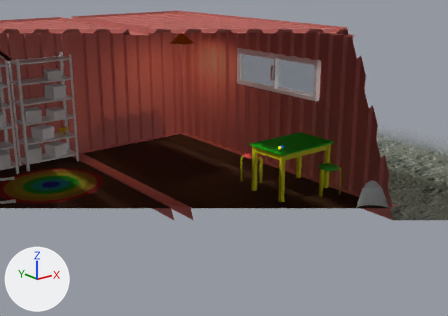
Before and after pictures for a commit that changed the Blender file environment/shipping-container_room/shipping-container_room_V32_bed.blend.
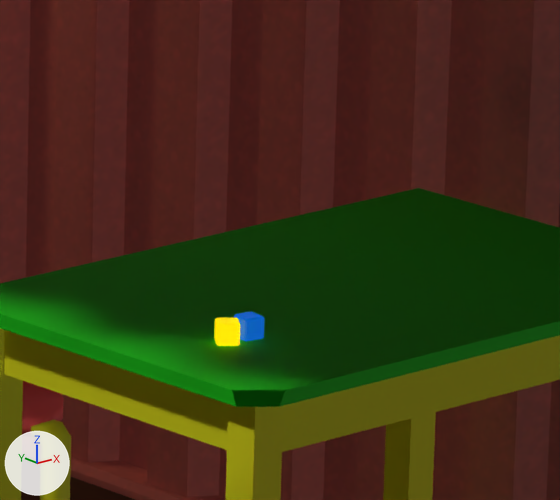
Each version appears first whole from a camera (50 mm lens) standing at (-5.03, -8.0, 3.58) and looking at (1.01, -0.45, 0.56), and next in a close-up on the part from 57% to 70% of the width and 35% to 52% of the height. Arrows for +X, +Y and +Z are at lower left; the lights stay in place. The first two pictures are the older version. Everything nearer to the camera than a plane just in front of the edit is cut away.

Script lines for the objects in view, before the commit:
```python
me_cube_006 = bpy.data.meshes.new('Cube.006')
me_cube_006.from_pydata(...)  # 8 vertices, 6 faces; spans x -0.0281..0.0281, y -0.0281..0.0281, z -0.045..-0.005
me_cube_006.materials.append(mat_blue)
me_cube_008 = bpy.data.meshes.new('Cube.008')
me_cube_008.from_pydata(...)  # 100 vertices, 96 faces; spans x -1.31..3.94, y -3.06..3.06, z -1.46..1.37
me_cube_008.polygons.foreach_set('use_smooth', [True] * 96)
me_cube_008.materials.append(mat_container_wall)
ob_cube_blue = bpy.data.objects.new('Cube.Blue', me_cube_006)
ob_cube_blue.location = (1.575, -1.207, 0.845)
ob_cube_blue.rotation_euler = (0.0, 0.0, 0.49)  # degrees (0, 0, 28)
_m = ob_cube_blue.modifiers.new('Bevel', 'BEVEL')
_m.width = 0.00292
_m.width_pct = 0.00292
ob_frame = bpy.data.objects.new('frame', me_cube_008)
ob_frame.location = (-1.312, 0.0, 1.283)
ob_table = bpy.data.objects.new('Table', None)
ob_table.location = (1.924, -1.079, 0.0)
ob_table.instance_type = 'COLLECTION'
ob_table.instance_collection = col_table
# also in view: 'wall.005' at (2.57, 0.0, 1.28); 'Cube.Yello' at (1.52, -1.21, 0.82); 'floor' at (0.0, 0.0, 0.0); 'Tabouret.Red' at (1.71, -0.38, 0.23)
```
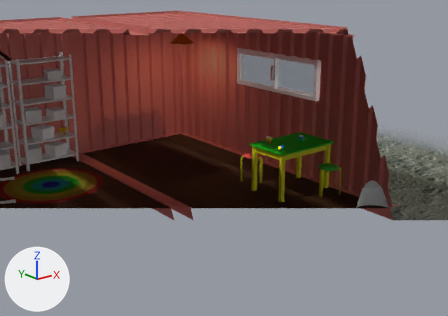
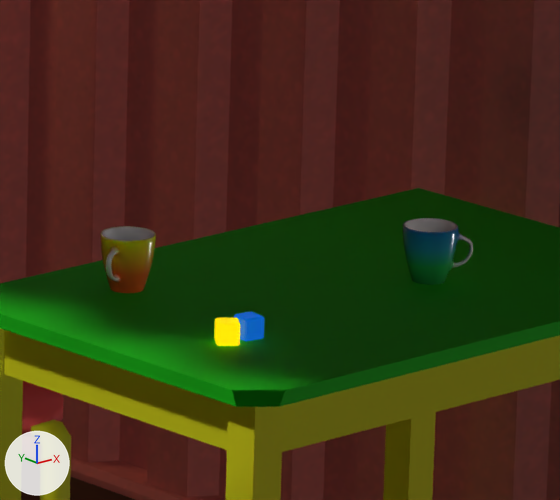
Commit message: added cups to container room

Changed parts and their boxes (x1, y1, x2, y2) in the close-ups (560 x 500 px):
```json
{"object": "Cup.Green", "change": "added", "after": [403, 218, 473, 285]}
{"object": "Cup.Red", "change": "added", "after": [100, 226, 156, 293]}
```

The change, as JSON lines over the scene's bpy script:
```json
{"op": "add", "block": "img_cup_red_png", "code": ["img_cup_red_png = load_image('Cup_Red.png', '../../furniture/cup/tex/Cup_Red.png', 128, 128, 'sRGB')"]}
{"op": "add", "block": "img_cup_green_png", "code": ["img_cup_green_png = load_image('Cup_Green.png', '../../furniture/cup/tex/Cup_Green.png', 128, 128, 'sRGB')"]}
{"op": "add", "block": "mat_tea", "code": ["mat_tea = principled_material('Tea')", "mat_tea.base_color = (0.0739, 0.0262, 0.0)  # brown #4d2d00", "mat_tea.roughness = 0.025", "mat_tea.alpha = 0.8"]}
{"op": "add", "block": "mat_cup_red_tex", "code": ["mat_cup_red_tex = bpy.data.materials.new('Cup.Red.Tex')", "# uses the picture img_cup_red_png"]}
{"op": "add", "block": "mat_cup_green_tex", "code": ["mat_cup_green_tex = bpy.data.materials.new('Cup.Green.Tex')", "# uses the picture img_cup_green_png"]}
{"op": "add", "block": "me_beziercurve_008", "code": ["me_beziercurve_008 = bpy.data.meshes.new('BezierCurve.008')", "me_beziercurve_008.from_pydata(...)  # 153 vertices, 171 faces; spans x -0.1..0.0, y -0.05..0.0814, z -0.05..0.05", "# faces by material slot: [170, 1]", "me_beziercurve_008.materials.append(mat_cup_red_tex)", "me_beziercurve_008.materials.append(mat_tea)  # brown #4d2d00"]}
{"op": "add", "block": "me_beziercurve_009", "code": ["me_beziercurve_009 = bpy.data.meshes.new('BezierCurve.009')", "me_beziercurve_009.from_pydata(...)  # 153 vertices, 171 faces; spans x -0.1..0.0, y -0.05..0.0814, z -0.05..0.05", "# faces by material slot: [170, 1]", "me_beziercurve_009.materials.append(mat_cup_green_tex)", "me_beziercurve_009.materials.append(mat_tea)  # brown #4d2d00"]}
{"op": "add", "block": "col_cup_red", "code": ["col_cup_red = bpy.data.collections.new('Cup.Red')", "col_cup_red.objects.link(ob_cup_red_001)"]}
{"op": "add", "block": "col_cup_green", "code": ["col_cup_green = bpy.data.collections.new('Cup.Green')", "col_cup_green.objects.link(ob_cup_green_001)"]}
{"op": "add", "block": "ob_cup_red", "code": ["ob_cup_red = bpy.data.objects.new('Cup.Red', None)", "ob_cup_red.location = (1.62, -0.855, 0.8)", "ob_cup_red.rotation_euler = (0.0, 0.0, 1.92)  # degrees (0, 0, 110)", "ob_cup_red.instance_type = 'COLLECTION'", "ob_cup_red.instance_collection = col_cup_red"]}
{"op": "add", "block": "ob_cup_red_001", "code": ["ob_cup_red_001 = bpy.data.objects.new('Cup.Red.001', me_beziercurve_008)", "ob_cup_red_001.location = (0.0, 0.0, 0.0)", "ob_cup_red_001.rotation_euler = (0.0, 1.571, 0.0)  # degrees (0, 90, 0)", "_m = ob_cup_red_001.modifiers.new('Subdivision', 'SUBSURF')", "_m.levels = 2"]}
{"op": "add", "block": "ob_cup_green", "code": ["ob_cup_green = bpy.data.objects.new('Cup.Green', None)", "ob_cup_green.location = (2.07, -1.145, 0.8)", "ob_cup_green.rotation_euler = (0.0, 0.0, -2.356)  # degrees (0, 0, -135)", "ob_cup_green.instance_type = 'COLLECTION'", "ob_cup_green.instance_collection = col_cup_green"]}
{"op": "add", "block": "ob_cup_green_001", "code": ["ob_cup_green_001 = bpy.data.objects.new('Cup.Green.001', me_beziercurve_009)", "ob_cup_green_001.location = (0.0, 0.0, 0.0)", "ob_cup_green_001.rotation_euler = (0.0, 1.571, 0.0)  # degrees (0, 90, 0)", "_m = ob_cup_green_001.modifiers.new('Subdivision', 'SUBSURF')", "_m.levels = 2"]}
```
